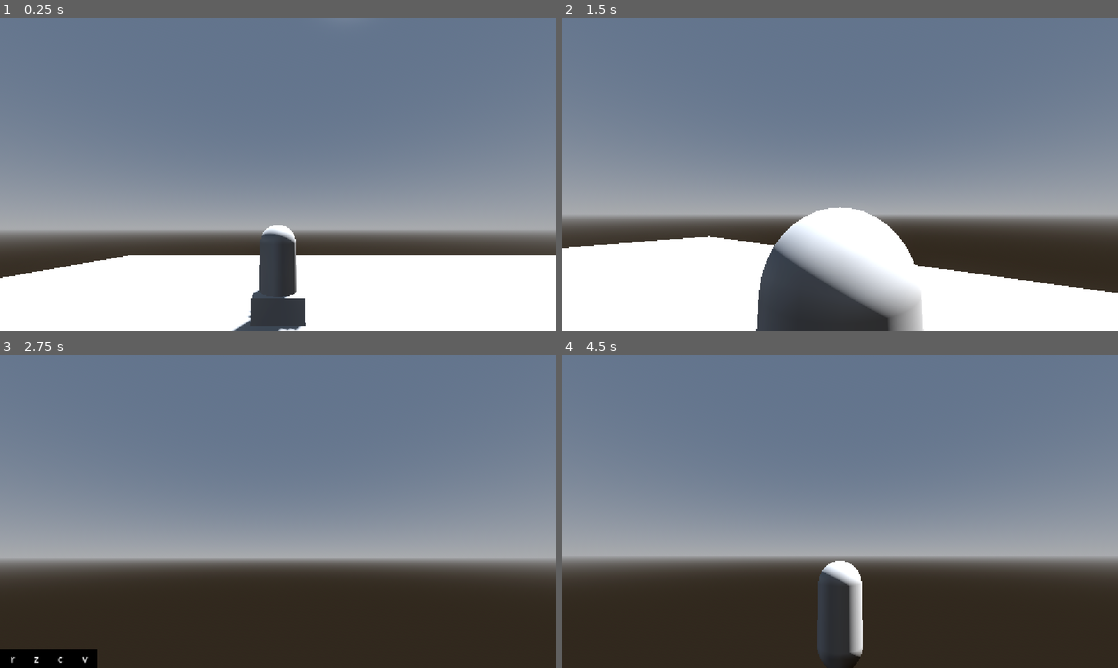
Above: before the commit, frames 1-4 (two rows, left to right).
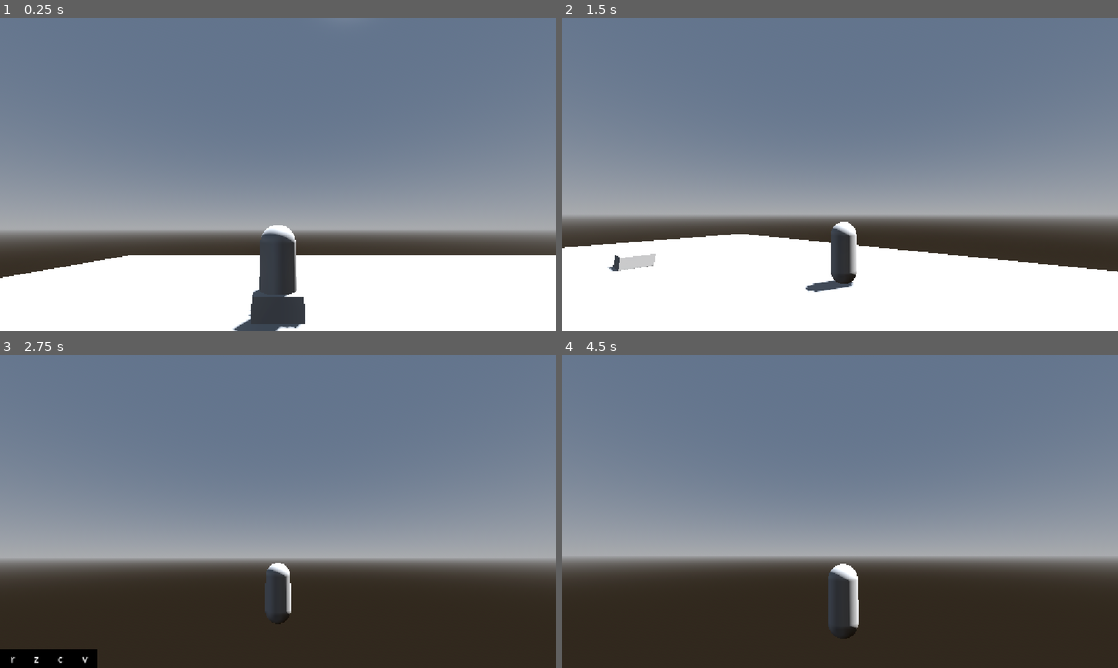
Above: after the commit, the same moments.

Repository: Elden913/noegnud
Game: Godot game, scene res://scenes/input_testing.tscn
Same seed, same stepped clock (60 frames per second), same inputs: the game is played once before the commit and once after it.
Inputs (mouse positions are in pixels of both pictures, inside the frame that each line leads up to):
- Up to frame 1 (0.25 s): no input
- Up to frame 2 (1.5 s): tap Enter at 0.5 s; move the mouse to (962, 158) at 0.52 s; hold D (player_right) 0.53-1.28 s; tap Shift (player_dash) at 0.6 s; click (962, 158) at 0.67 s; tap Space (player_jump) at 0.77 s; move the mouse to (812, 174) at 1.27 s; hold W (player_forward) from 1.28 s (still down); tap Right (player_freefly) at 1.35 s
- Up to frame 3 (2.75 s): keep holding W (player_forward); tap Space (player_jump) at 1.52 s; move the mouse to (289, 505) at 2.02 s; hold 1 from 2.03 s (still down)
- Up to frame 4 (4.5 s): keep holding W (player_forward); tap Space (player_jump) at 2.75, 3.02, 3.77, 4.25 s; move the mouse to (834, 517) at 2.77 s; release 1 at 2.78 s; tap 2 at 2.85 s; click (834, 517) at 2.92 s; tap Enter at 3.5 s; move the mouse to (878, 514) at 3.52 s; tap Shift (player_dash) at 3.6 s; move the mouse to (795, 508) at 4.27 s; tap Right (player_freefly) at 4.35 s

The runs differ from the first frame. In frame 1, 0.2% of the frame differs, in the area x 2-55%, y 68-100%; in frame 2, 11%, in the area x 0-100%, y 60-100%; in frame 3, 0.4%; in frame 4, 1.1%.
Error before the commit: Out of bounds get index '1' (on base: 'Array[SpellResource]') (res://scripts/player.gd:259)
Error after the commit: Out of bounds get index '1' (on base: 'Array[SpellResource]') (res://scripts/player.gd:269)

Commit message:
camera

Diff:
--- a/scenes/BossRoom/Boss.tscn
+++ b/scenes/BossRoom/Boss.tscn
@@ -2,6 +2,7 @@
 
 [node name="SpawnChamber" type="CSGBox3D" unique_id=255829721]
 use_collision = true
+collision_layer = 9
 size = Vector3(100, 0.1, 100)
 
 [node name="Doors" type="Node3D" parent="." unique_id=1334196401]
--- a/scenes/DeadEnd/DeadEnd.tscn
+++ b/scenes/DeadEnd/DeadEnd.tscn
@@ -2,6 +2,7 @@
 
 [node name="DeadEnd" type="CSGBox3D" unique_id=255829721]
 use_collision = true
+collision_layer = 9
 size = Vector3(20, 0.1, 20)
 
 [node name="Doors" type="Node3D" parent="." unique_id=1334196401]
--- a/scenes/Rooms/room_1.tscn
+++ b/scenes/Rooms/room_1.tscn
@@ -4,6 +4,7 @@
 
 [node name="Room1" type="CSGBox3D" unique_id=1181995461]
 use_collision = true
+collision_layer = 9
 size = Vector3(30, 0.1, 30)
 
 [node name="Doors" type="Node3D" parent="." unique_id=2114851096]
--- a/scenes/Rooms/room_2.tscn
+++ b/scenes/Rooms/room_2.tscn
@@ -4,6 +4,7 @@
 
 [node name="Room2" type="CSGBox3D" unique_id=1181995461]
 use_collision = true
+collision_layer = 9
 size = Vector3(50, 0.1, 50)
 
 [node name="Doors" type="Node3D" parent="." unique_id=2114851096]
--- a/scenes/Rooms/room_3.tscn
+++ b/scenes/Rooms/room_3.tscn
@@ -4,6 +4,7 @@
 
 [node name="Room3" type="CSGBox3D" unique_id=1181995461]
 use_collision = true
+collision_layer = 9
 size = Vector3(30, 0.1, 30)
 
 [node name="Doors" type="Node3D" parent="." unique_id=2114851096]
--- a/scenes/corridor_1.tscn
+++ b/scenes/corridor_1.tscn
@@ -6,6 +6,7 @@
 
 [node name="corridor1" type="CSGBox3D" unique_id=963782778]
 use_collision = true
+collision_layer = 9
 size = Vector3(5, 0.1, 10)
 
 [node name="Doors" type="Node3D" parent="." unique_id=1336647828]
@@ -27,11 +28,13 @@
 [node name="CSGBox3D" type="CSGBox3D" parent="Walls" unique_id=1800271296]
 transform = Transform3D(1, 0, 0, 0, 1, 0, 0, 0, 1, -2.5, 1.512207, 0)
 use_collision = true
+collision_layer = 9
 size = Vector3(0.1, 5, 10)
 script = ExtResource("1_gl57o")
 
 [node name="CSGBox3D2" type="CSGBox3D" parent="Walls" unique_id=1047713772]
 transform = Transform3D(1, 0, 0, 0, 1, 0, 0, 0, 1, 2.5, 1.5, 0)
 use_collision = true
+collision_layer = 9
 size = Vector3(0.1, 5, 10)
 script = ExtResource("1_gl57o")
--- a/scenes/input_testing.tscn
+++ b/scenes/input_testing.tscn
@@ -26,7 +26,7 @@
 shadow_enabled = true
 
 [node name="Player" parent="." unique_id=168906038 instance=ExtResource("1_vsk3i")]
-transform = Transform3D(1, 0, 0, 0, 1, 0, 0, 0, 1, -0.02888012, -0.5, -0.1680913)
+transform = Transform3D(1, 0, 0, 0, 1, 0, 0, 0, 1, -0.02888012, 0.5731957, -0.1680913)
 
 [node name="UI" type="Control" parent="." unique_id=1597897785]
 layout_mode = 3
--- a/scenes/player.tscn
+++ b/scenes/player.tscn
@@ -25,6 +25,7 @@
 [node name="Player" type="CharacterBody3D" unique_id=168906038]
 script = ExtResource("1_ucva2")
 spells = Array[ExtResource("2_qhqgy")]([ExtResource("3_qhqgy")])
+camera_follow_speed = 15.0
 
 [node name="Mesh" type="MeshInstance3D" parent="." unique_id=1243546611]
 transform = Transform3D(-1, 0, -1.509958e-07, 0, 1, 0, 1.509958e-07, 0, -1, 0, 0.9, 0)
@@ -48,6 +49,7 @@
 
 [node name="FakeHead" type="SpringArm3D" parent="." unique_id=234572633]
 transform = Transform3D(1, 0, 0, 0, 1, 0, 0, 0, 1, 0, 1.7, 0)
+collision_mask = 8
 spring_length = 5.0
 
 [node name="StaticCamera" type="Node3D" parent="FakeHead" unique_id=938426601]
--- a/scripts/player.gd
+++ b/scripts/player.gd
@@ -45,7 +45,9 @@
 @export var look_speed: float = 0.002
 ## Maximum range for cone casting / targeting raycasts.
 @export var far_distance: float = 100.0
-
+## Higher values = tighter follow, lower values = looser/smoother follow (e.g. 15.0 - 25.0)
+@export var camera_follow_speed: float = 20.0
+@export var camera_rotation_speed: float = 25.0
 # Node References
 @onready var fake_head: Node3D = $FakeHead
 @onready var static_camera: Node3D = $FakeHead/StaticCamera
@@ -82,6 +84,7 @@
 	spell_uncast_timer.wait_time = 1.0
 	spell_uncast_timer.timeout.connect(spell_uncast)
 	add_child(spell_uncast_timer)
+	head.reparent.call_deferred(get_tree().current_scene)
 
 
 func _unhandled_input(event: InputEvent) -> void:
@@ -126,8 +129,15 @@
 
 func _physics_process(delta: float) -> void:
 	# Smooth camera follow
-	head.global_position = head.global_position.lerp(static_camera.global_position, 0.2)
-	head.global_basis = static_camera.global_basis
+	var pos_weight:float = 1.0 - exp(-camera_follow_speed*delta)
+	var rot_weight:float = 1.0 - exp(-camera_rotation_speed*delta)
+	head.global_position = head.global_position.lerp(static_camera.global_position, pos_weight)
+
+	var current_quat: Quaternion = head.global_transform.basis.get_rotation_quaternion()
+	var target_quat: Quaternion = static_camera.global_transform.basis.get_rotation_quaternion()
+	var smooth_quat: Quaternion = current_quat.slerp(target_quat, rot_weight)
+
+	head.global_transform.basis = Basis(smooth_quat)
 
 	# Freefly branch
 	if can_freefly and freeflying:
